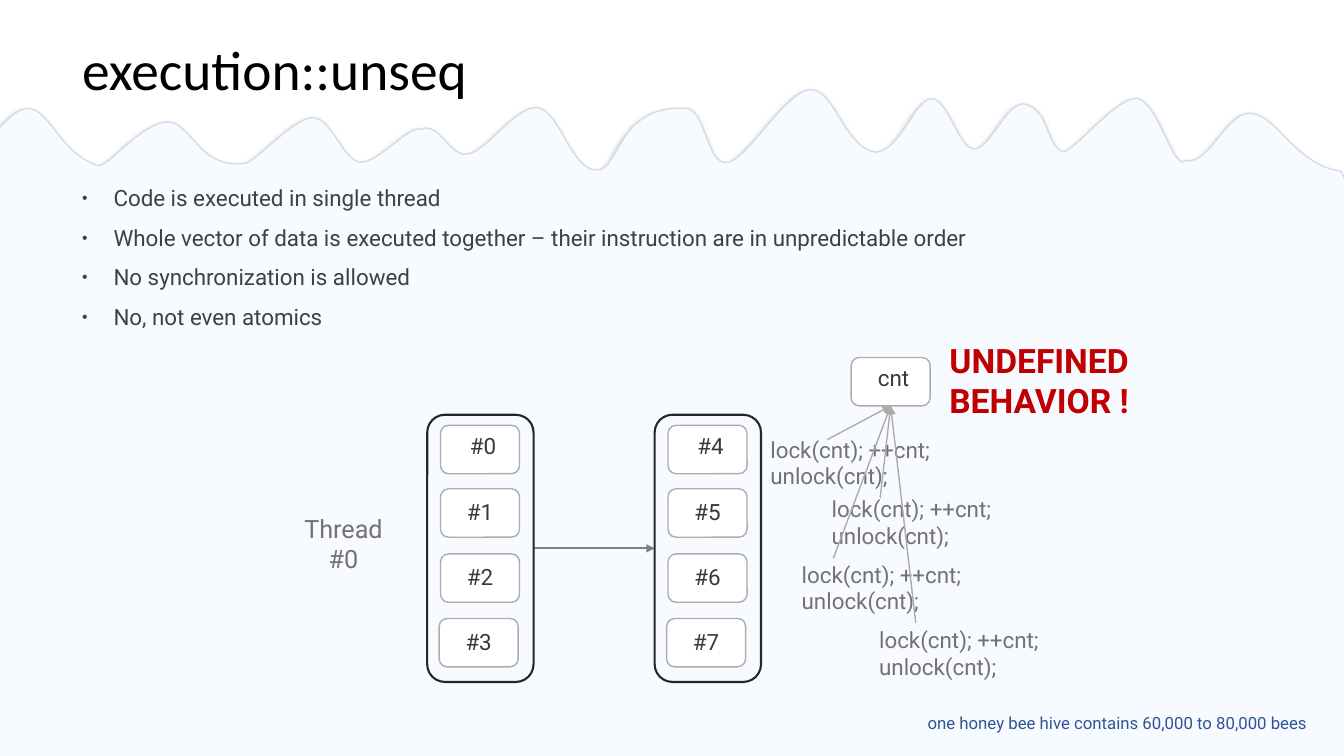
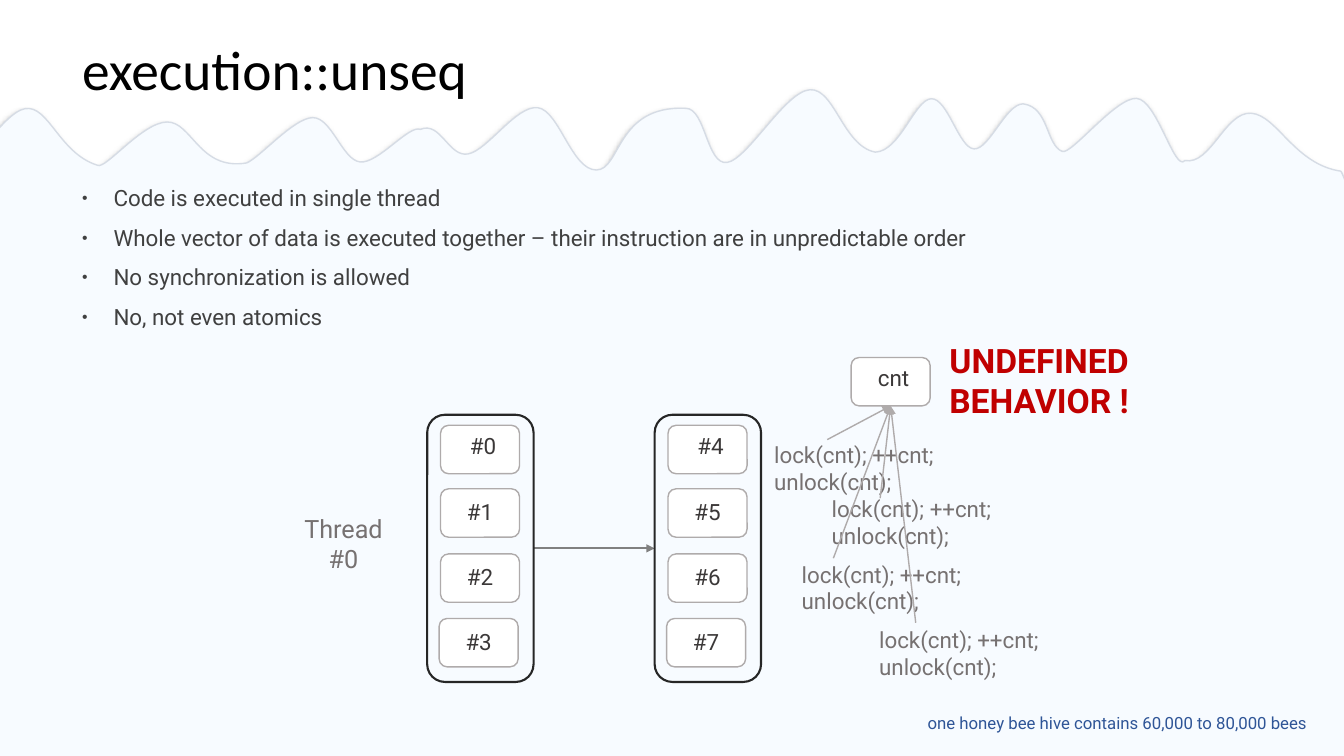
Before and after one commit to EmptySquareBubble/StoriesFromAParallelUniverse-, a slide deck: slide 34 of stories_from_a_paralel_universe.pptx (slide 35 before the commit). Drawn at 1344x756 pixels with LibreOffice and Linux fonts; fonts in the diff are those of the drawing. Boxes give left, top, right and bottom in pixels: in the first picture for what was removed or moved away, otherwise in the second. Text is boxed around its words. In the diff, an @@ line names an element or a change of style, - is before the commit and + after.

```diff
--- a/stories_from_a_paralel_universe.pptx
+++ b/stories_from_a_paralel_universe.pptx
@@ text "lock(cnt); ++cnt; unlock(cnt);": place and size @@
-text "lock(cnt); ++cnt; unlock(cnt);" at bbox=[770, 437, 930, 490]
+text "lock(cnt); ++cnt; unlock(cnt);" at bbox=[774, 443, 933, 496]
```
Also in this commit, not shown: 4 other slides changed, 1 slide added, 2 other files.
